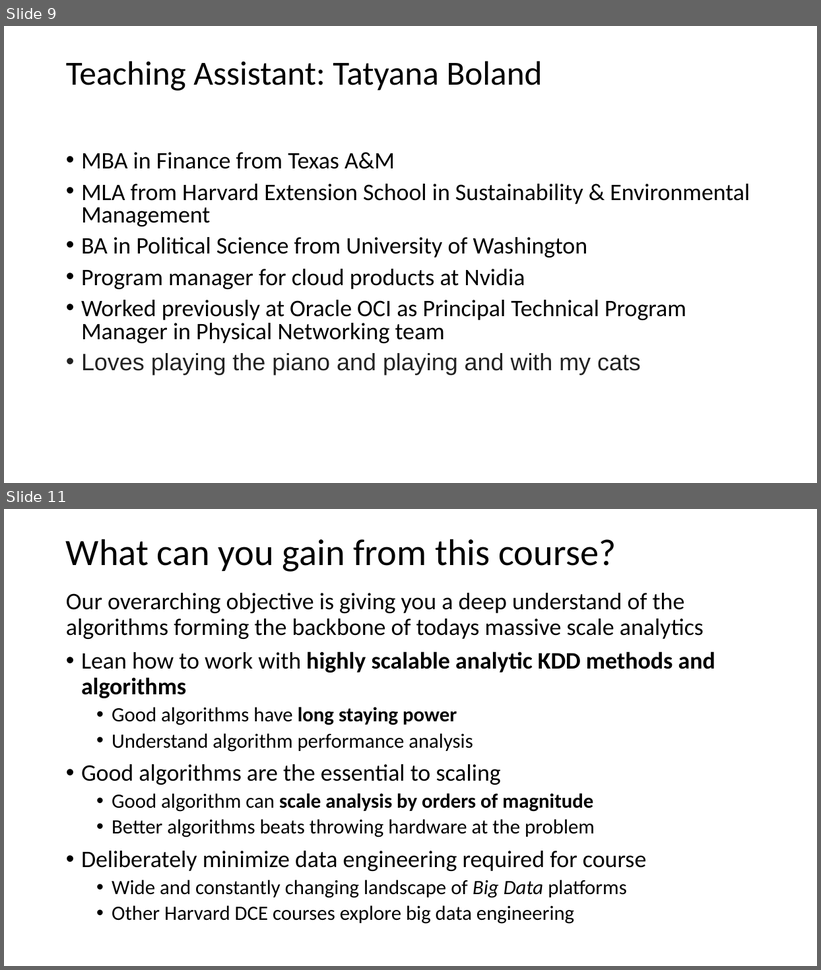
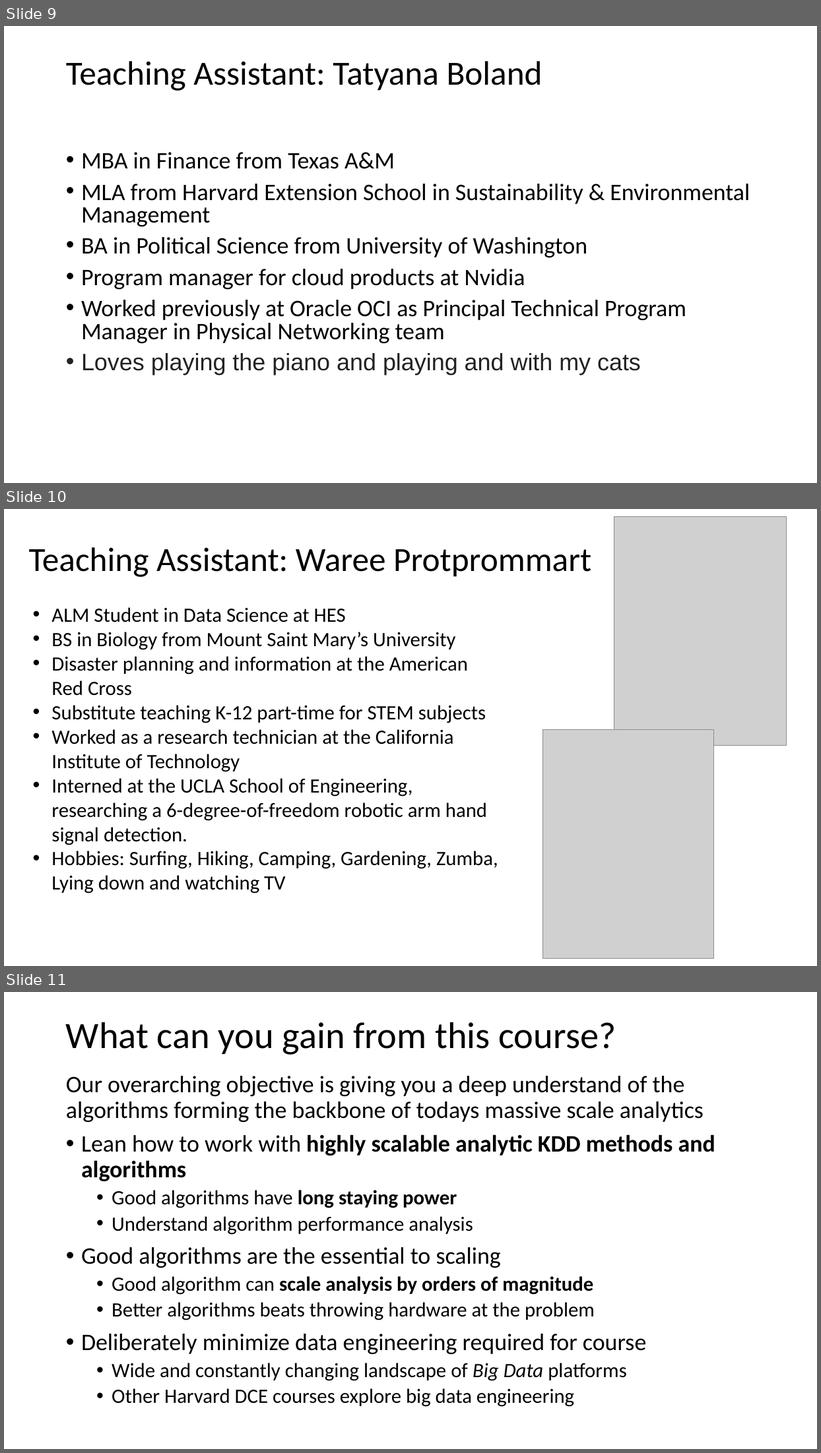
Before and after one commit to harelgabainew/school1, a slide deck: slides/1_Introduction.pptx. Shown one above the other, each under a label of ours: slides 9 and 11 before the commit, slides 9, 10 and 11 after it; the slides between them are not shown. The pictures are 821x970 and 821x1453 pixels, drawn with LibreOffice and Linux fonts; fonts in the diff are those of the drawing; grey boxes stand for pictures. Boxes give left, top, right and bottom in pixels: in the first picture for what was removed or moved away, otherwise in the second. Text is boxed around its words. In the diff, an @@ line names an element or a change of style, - is before the commit and + after.

```diff
--- a/slides/1_Introduction.pptx
+++ b/slides/1_Introduction.pptx
@@ slide 10 added at (x1=4, y1=509, x2=817, y2=966), background #FFFFFF @@
@@ picture added at (x1=614, y1=517, x2=786, y2=746) @@
@@ title added at (x1=29, y1=547, x2=591, y2=577), 40 pt, text #000000 @@
+Teaching Assistant: Waree Protprommart
@@ text added at (x1=52, y1=607, x2=498, y2=894), 24 pt, text #000000 @@
+• ALM Student in Data Science at HES
+• BS in Biology from Mount Saint Mary’s University
+• Disaster planning and information at the American Red Cross
+• Substitute teaching K-12 part-time for STEM subjects
+• Worked as a research technician at the California Institute of Technology
+• Interned at the UCLA School of Engineering, researching a 6-degree-of-freedom robotic arm hand signal detection.
+• Hobbies: Surfing, Hiking, Camping, Gardening, Zumba, Lying down and watching TV
@@ picture added at (x1=543, y1=730, x2=714, y2=958) @@
```
Also in this commit, not shown: 1 slide changed, 1 slide removed.
